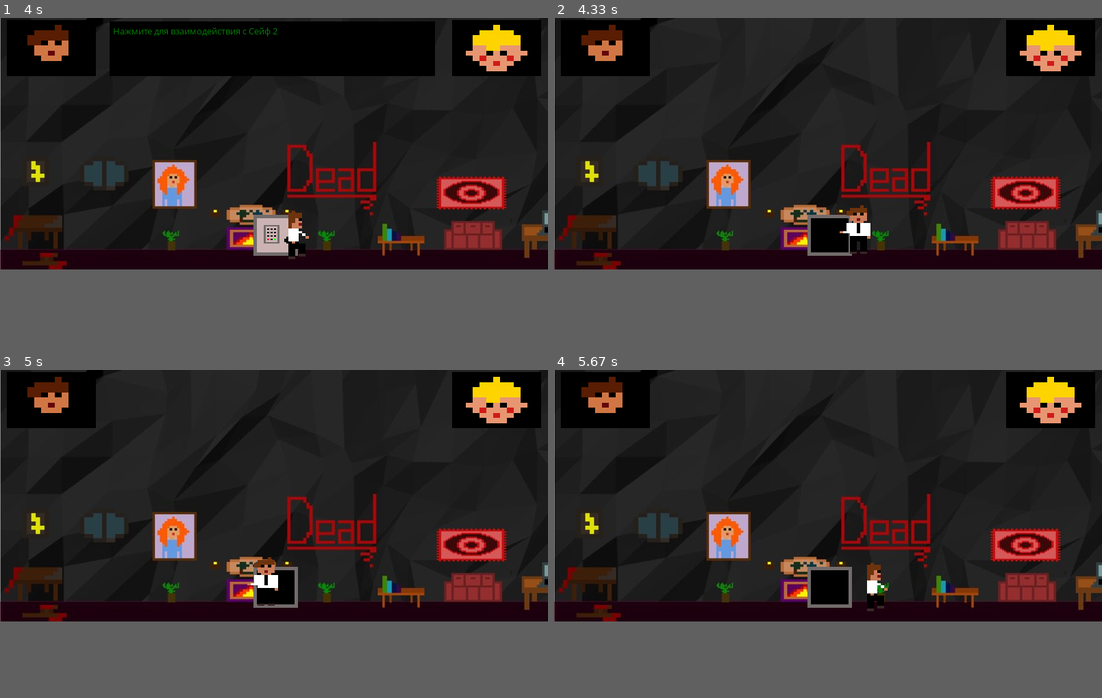
Above: before the commit, frames 1-4 (two rows, left to right).
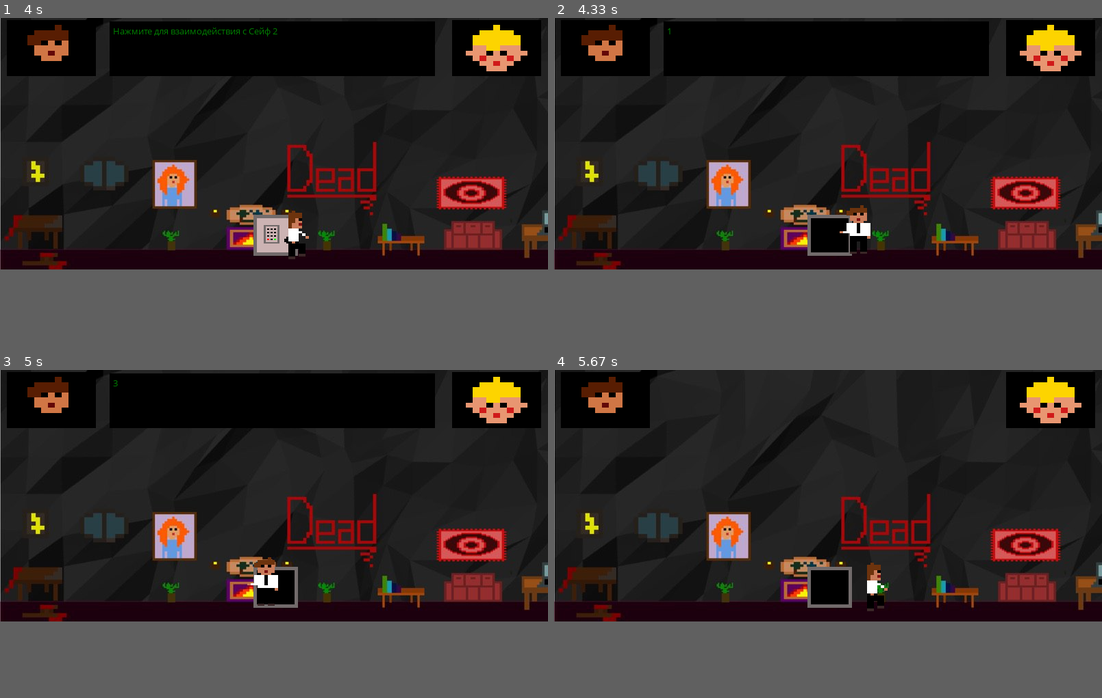
Above: after the commit, the same moments.

Repository: maksimvrs/SawGame
Game: pygame game, started from menu.py
Two runs of this game, one before a commit and one after it. Both use one fixed random seed, a clock stepped at 60 frames per second and the inputs below.
Inputs:
- Up to frame 1 (4 s): tap Enter at 0.33, 0.67 s; hold Space 1-1.47 s; hold Right 1-1.47 s; hold Right 1.5-1.97 s; hold Right 2-2.47 s; hold Left 2.5-3.03 s; hold Left 3.07-3.47 s; hold Right from 3.5 s (still down)
- Up to frame 2 (4.33 s): release Right at 4.13 s; tap Space at 4.17 s
- Up to frame 3 (5 s): hold Left 4.5-4.97 s; tap Space at 4.57, 4.87 s
- Up to frame 4 (5.67 s): hold Right 5-5.47 s; tap Space at 5.07, 5.37, 5.57 s; hold Right from 5.5 s (still down)

Frame 1 is identical in both runs. In frame 2, 9.6% of the frame differs, in the area x 20-80%, y 1-18%; in frame 3, 9.6%; in frame 4, nothing differs.

Commit message:
Communicate

Diff:
--- a/communicate/communicate.py
+++ b/communicate/communicate.py
@@ -5,10 +5,12 @@
         self.data = data
 
     def next(self):
-        if isinstance(type(self.data[0]), str):
-            return self.data.remove(0)
-        elif isinstance(type(self.data[0]), dict):
+        if len(self.data) == 0:
+            return ""
+        if isinstance(self.data[0], str):
+            return self.data.pop(0)
+        elif isinstance(self.data[0], dict):
             text = "".join(self.data[0].keys)
-            self.data.remove(0)
+            self.data.pop(0)
             return text
         return ""
--- a/game.py
+++ b/game.py
@@ -50,8 +50,6 @@
 				if e.type == pygame.QUIT:
 					return
 
-
-
 				if e.type == KEYDOWN and e.key == K_LEFT:
 					self.left = True
 				if e.type == KEYDOWN and e.key == K_RIGHT:
@@ -70,7 +68,8 @@
 				if e.type == KEYDOWN and e.key == K_SPACE:
 				    self.down = True
 				if e.type == KEYUP and e.key == K_SPACE:
-					self.down = False
+				    self.down = False
+
 				# if e.type == KEYUP and e.key == K_DOWN:
 				#     up = False
 
@@ -79,6 +78,8 @@
 			self.player.draw(screen)
 			self.dialog.draw(screen)
 
+			self.down = False
+
 			pygame.display.update()
 
 	def quit(self):
--- a/objects/chest.py
+++ b/objects/chest.py
@@ -2,7 +2,6 @@
 # -*- coding: utf-8 -*-
 
 from pygame import *
-import time
 from objects.item import Item
 from communicate.communicate import Communicate
 
--- a/objects/player.py
+++ b/objects/player.py
@@ -43,8 +43,6 @@
             if abs(item.rect.x + scroll - self.rect.x) < 60:
                 dialog.setText(item.currentText)
                 if (down):
-                    print(item.currentText)
-                    print(item.name)
                     item.action()
                 break
             else:
